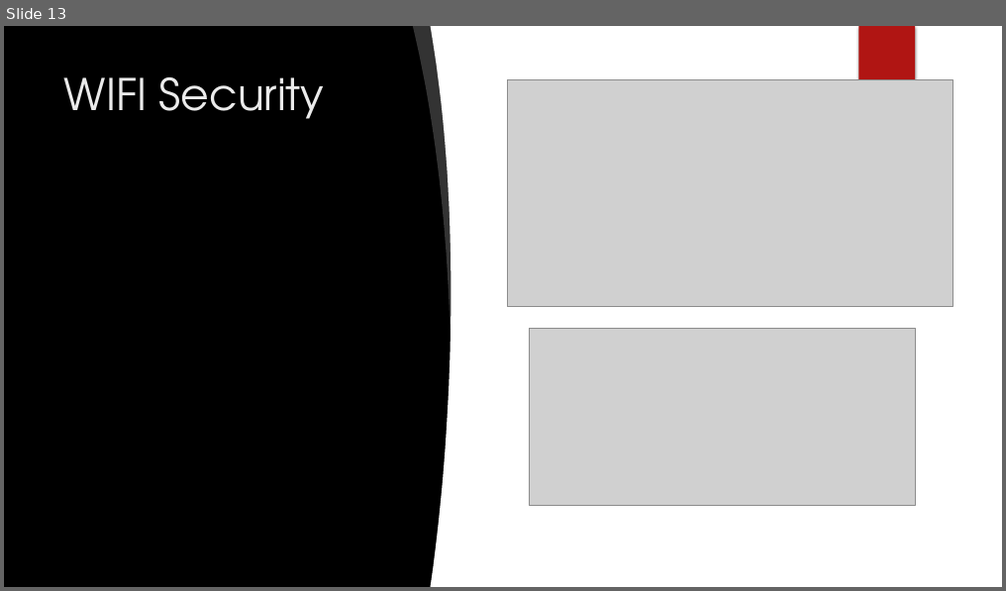
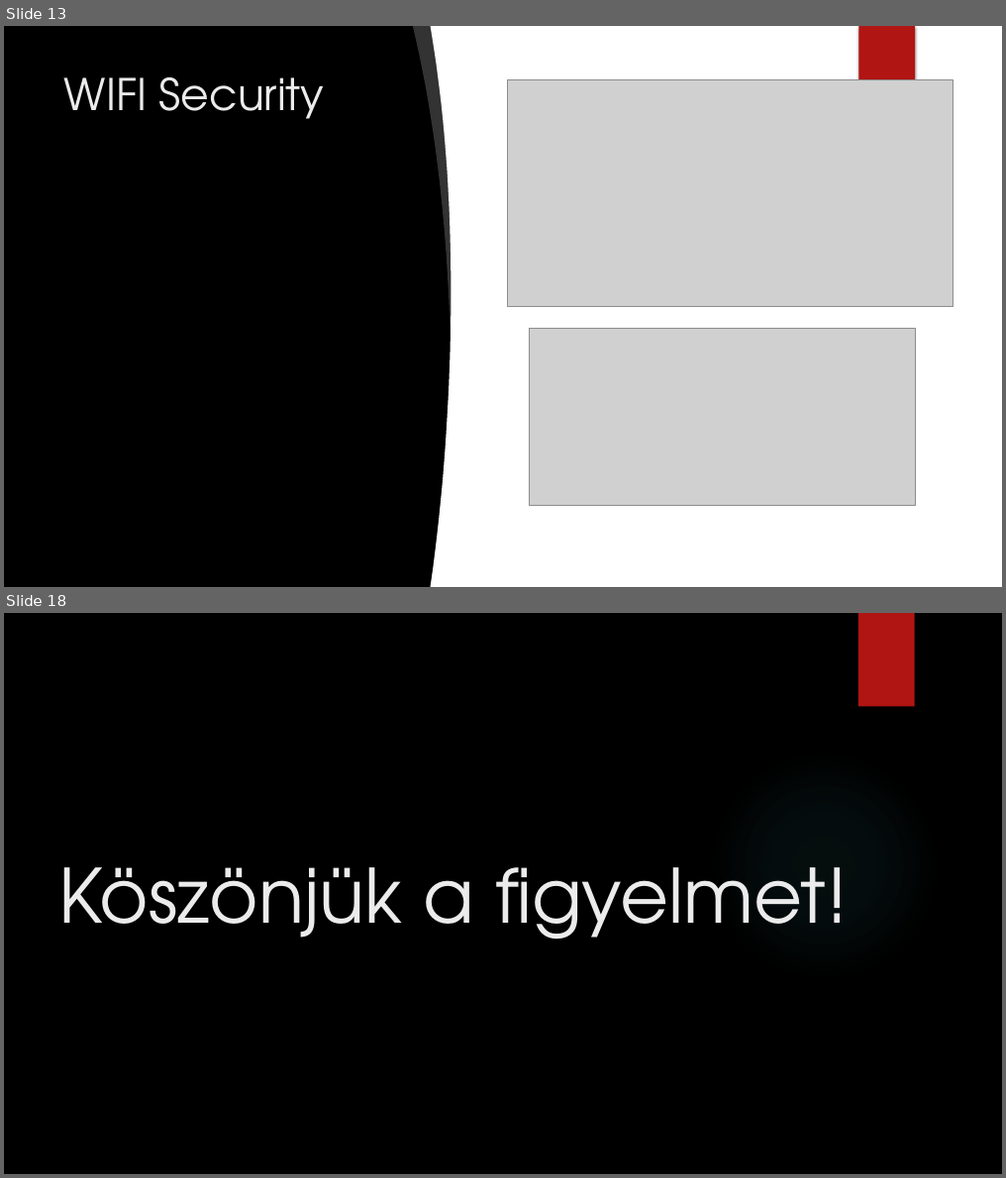
Before and after one commit to LajkaK2006/BorsodNet, a slide deck: Tacos KFT.pptx. Shown one above the other, each under a label of ours: slide 13 before the commit, slides 13 and 18 after it; the slides between them are not shown. The pictures are 1006x591 and 1006x1178 pixels, drawn with LibreOffice and Linux fonts; fonts in the diff are those of the drawing; grey boxes stand for pictures; background and template pictures are left out. Boxes give left, top, right and bottom in pixels: in the first picture for what was removed or moved away, otherwise in the second. Text is boxed around its words. In the diff, an @@ line names an element or a change of style, - is before the commit and + after.

```diff
--- a/Tacos KFT.pptx
+++ b/Tacos KFT.pptx
@@ slide 18 added at (4, 613, 1002, 1174), background picture (left out); not listed: 2 template elements that a slide beside it also shows @@
@@ title added at (59, 867, 848, 940), 72 pt, text #EBEBEB @@
+Köszönjük a figyelmet!
```
Also in this commit, not shown: 5 slides changed, 5 other slides added, 2 slides removed, 1 other file.
